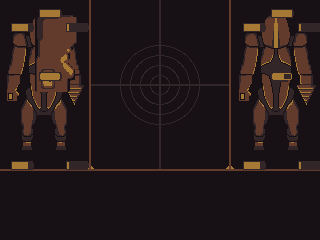
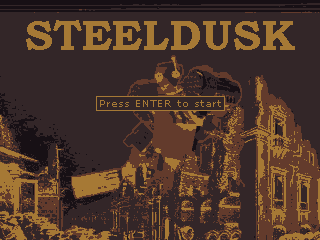
Layered file, before and after one edit (320×240). Changes by layer:
added layer "STEELDUSK" above "home" over [26, 20, 295, 50]
hid "Pasted Layer #1", painted on it over [5, 2, 320, 170]
hid "Fist attack", painted on it over [35, 2, 154, 92]
hid "mechs" over [6, 13, 317, 151]
hid "bottom" over [0, 170, 320, 240]
hid "LeftMech" over [0, 0, 320, 170]
hid "drill" over [91, 0, 229, 169]
added layer "Press ENTER to ..." above "Begin Game" over [100, 100, 221, 107]
added layer "Begin Game" above "selected copy" over [96, 96, 225, 111]
added layer "Pasted Layer #5" above "not_selected copy" over [0, 0, 320, 240]
hid "middle" over [90, 0, 232, 170]
added layer "restart" above "grid-test.png" over [0, 0, 320, 240]